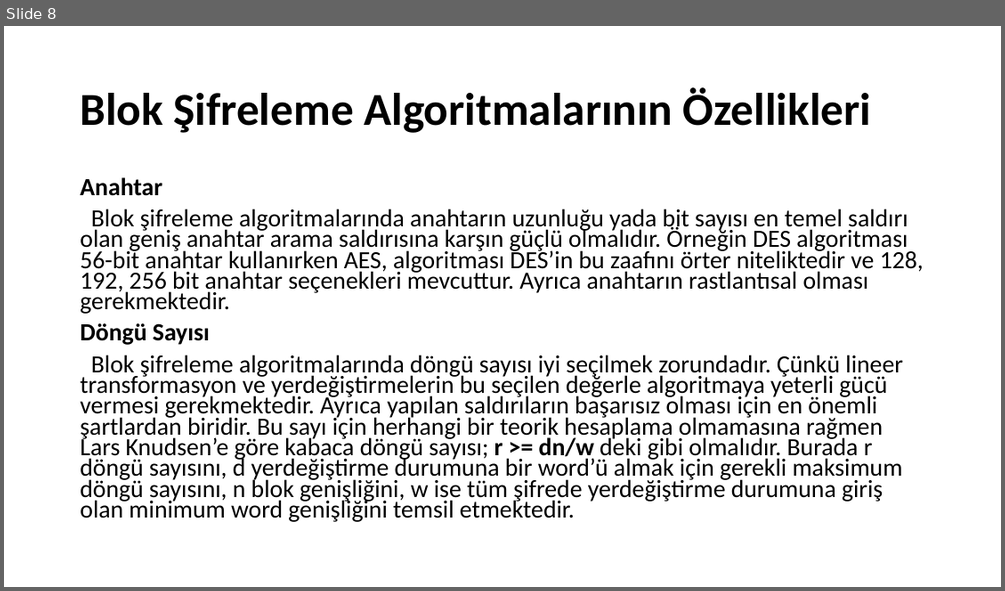
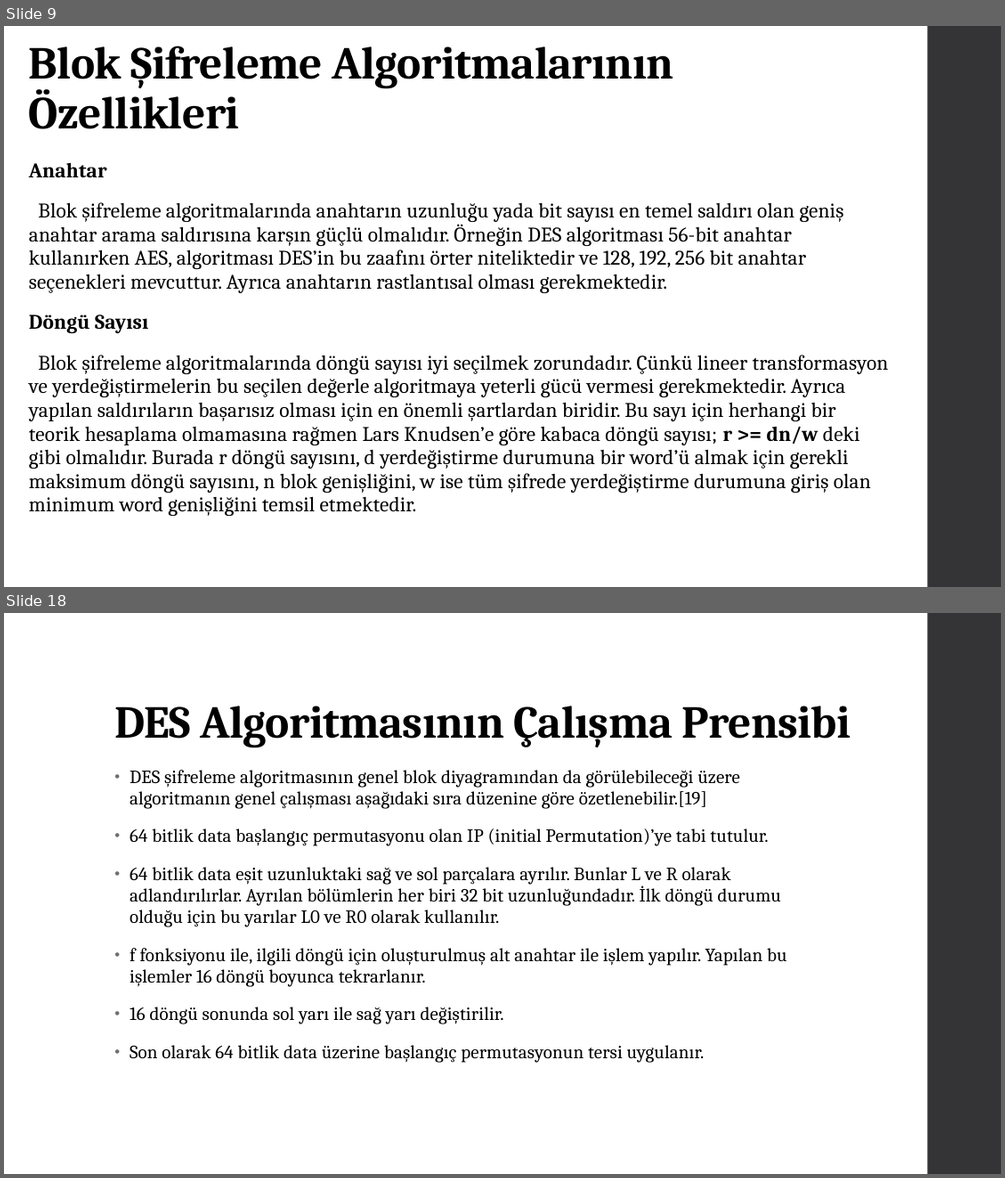
Before and after one commit to Asroyx/assay, a slide deck: sifreleme algoritma.pptx. Shown one above the other, each under a label of ours: slide 8 before the commit, slides 9 and 18 after it; the slides between them are not shown. The pictures are 1005x591 and 1005x1178 pixels, drawn with LibreOffice and Linux fonts; fonts in the diff are those of the drawing. Boxes give left, top, right and bottom in pixels: in the first picture for what was removed or moved away, otherwise in the second. Text is boxed around its words. In the diff, an @@ line names an element or a change of style, - is before the commit and + after.

```diff
--- a/sifreleme algoritma.pptx
+++ b/sifreleme algoritma.pptx
@@ slide 18 added at [4, 613, 1001, 1174], background #FFFFFF; not listed: 1 template element that a slide beside it also shows @@
@@ title added at [114, 706, 850, 747], 44 pt, text #000000, bold @@
+DES Algoritmasının Çalışma Prensibi
@@ text added at [129, 770, 786, 1062], 18 pt, text #000000 @@
+• DES şifreleme algoritmasının genel blok diyagramından da görülebileceği üzere algoritmanın genel çalışması aşağıdaki sıra düzenine göre özetlenebilir.[19]
+• 64 bitlik data başlangıç permutasyonu olan IP (initial Permutation)’ye tabi tutulur.
+• 64 bitlik data eşit uzunluktaki sağ ve sol parçalara ayrılır. Bunlar L ve R olarak adlandırılırlar. Ayrılan bölümlerin her biri 32 bit uzunluğundadır. İlk döngü durumu olduğu için bu yarılar L0 ve R0 olarak kullanılır.
+• f fonksiyonu ile, ilgili döngü için oluşturulmuş alt anahtar ile işlem yapılır. Yapılan bu işlemler 16 döngü boyunca tekrarlanır.
+• 16 döngü sonunda sol yarı ile sağ yarı değiştirilir.
+• Son olarak 64 bitlik data üzerine başlangıç permutasyonun tersi uygulanır.
@@ what was slide 8 is now slide 9 @@
@@ slide 9 changed as well @@
@@ title "Blok Şifreleme Algoritmalarının Özellikleri": place and size @@
-title "Blok Şifreleme Algoritmalarının Özellikleri" at [80, 87, 871, 133]
+title "Blok Şifreleme Algoritmalarının Özellikleri" at [29, 46, 673, 129]
@@ title "Blok Şifreleme Algoritmalarının Özellikleri" at [29, 46, 673, 129]: font Calibri to Cambria, letter spacing 0 to -0.5 pt; vertical alignment middle to bottom @@
@@ rectangle added at [928, 26, 1001, 587], fill #353537 @@
@@ text "Anahtar": place and size @@
-text "Anahtar" at [80, 177, 923, 522]
+text "Anahtar" at [29, 162, 889, 516]
@@ text "Anahtar" at [29, 162, 889, 516]: size 23.8 to 20 pt, font Calibri to Cambria, letter spacing 0 to 0.1 pt; line spacing 0.7 to 0.95; more space between paragraphs @@
```
Also in this commit, not shown: 7 other slides changed, 9 other slides added.
